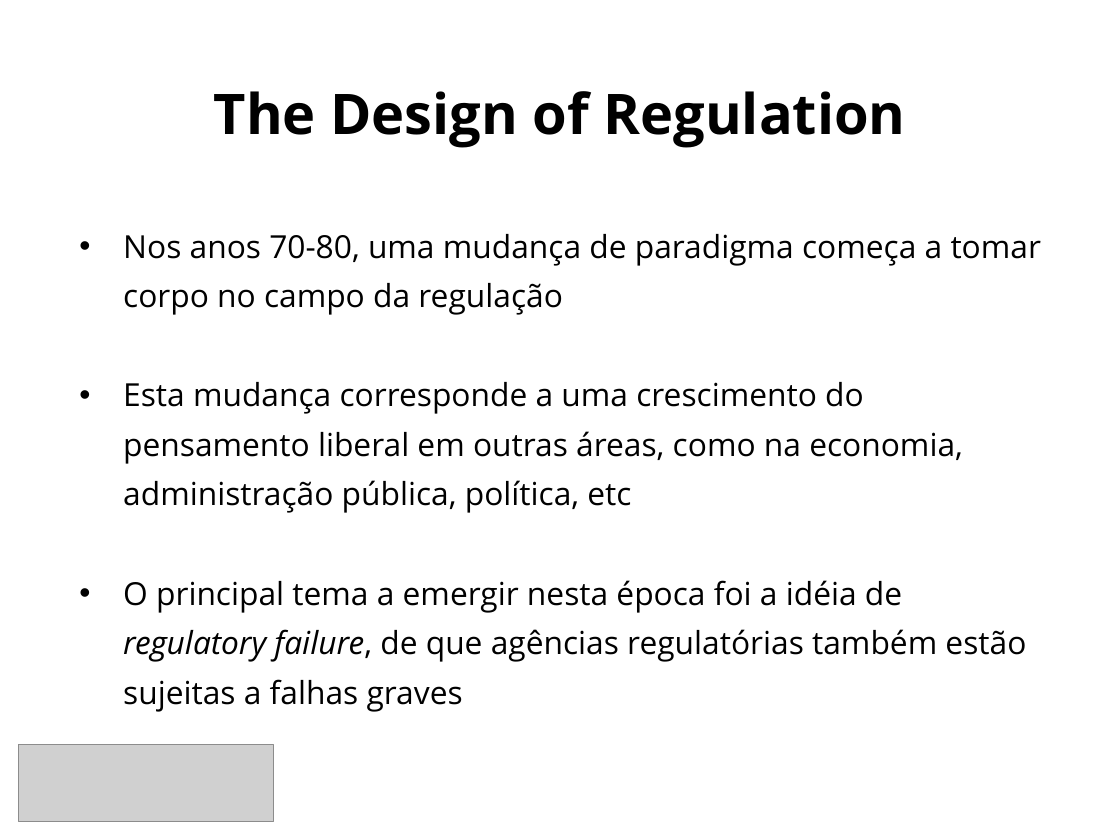
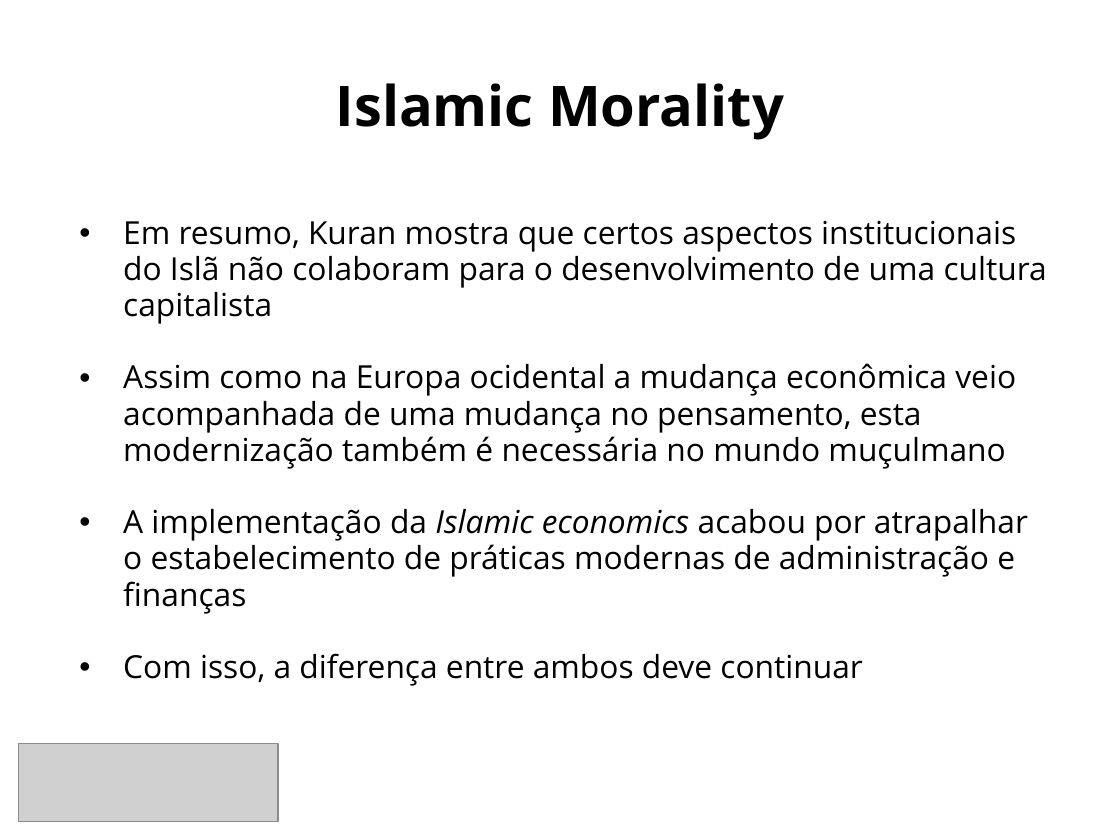
Before and after one commit to danilofreire/omma, a slide deck: slide 22 of sessoes-13-14/sessao-14.pptx (slide 9 before the commit). Drawn at 1120x840 pixels with LibreOffice and Linux fonts; fonts in the diff are those of the drawing; grey boxes stand for pictures. Boxes give left, top, right and bottom in pixels: in the first picture for what was removed or moved away, otherwise in the second. Text is boxed around its words. In the diff, an @@ line names an element or a change of style, - is before the commit and + after.

```diff
--- a/sessoes-13-14/sessao-14.pptx
+++ b/sessoes-13-14/sessao-14.pptx
@@ title at <box>336,83,784,140</box>: text changed @@
-The Design of Regulation
+Islamic Morality
@@ text at <box>123,220,1047,686</box>: text changed @@
-• Nos anos 70-80, uma mudança de paradigma começa a tomar corpo no campo da regulação
-• Esta mudança corresponde a uma crescimento do pensamento liberal em outras áreas, como na economia, administração pública, política, etc
-• O principal tema a emergir nesta época foi a idéia de regulatory failure, de que agências regulatórias também estão sujeitas a falhas graves
+• Em resumo, Kuran mostra que certos aspectos institucionais do Islã não colaboram para o desenvolvimento de uma cultura capitalista
+• Assim como na Europa ocidental a mudança econômica veio acompanhada de uma mudança no pensamento, esta modernização também é necessária no mundo muçulmano
+• A implementação da Islamic economics acabou por atrapalhar o estabelecimento de práticas modernas de administração e finanças
+• Com isso, a diferença entre ambos deve continuar
@@ picture: place and size @@
-picture at <box>19,745,274,821</box>
+picture at <box>19,744,279,822</box>
```
Also in this commit, not shown: 2 other slides changed, 20 slides added, 16 slides removed, 25 other files.
